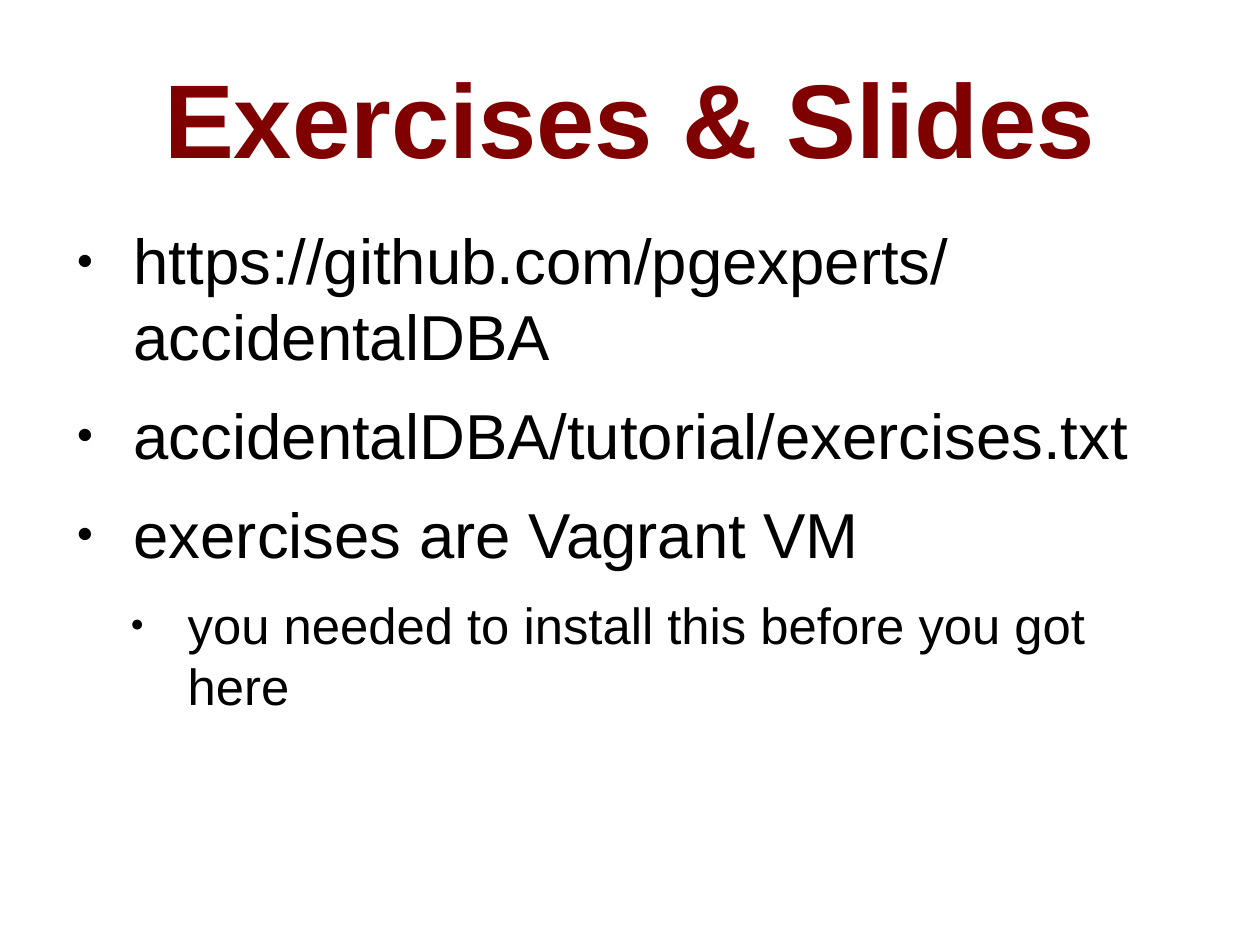
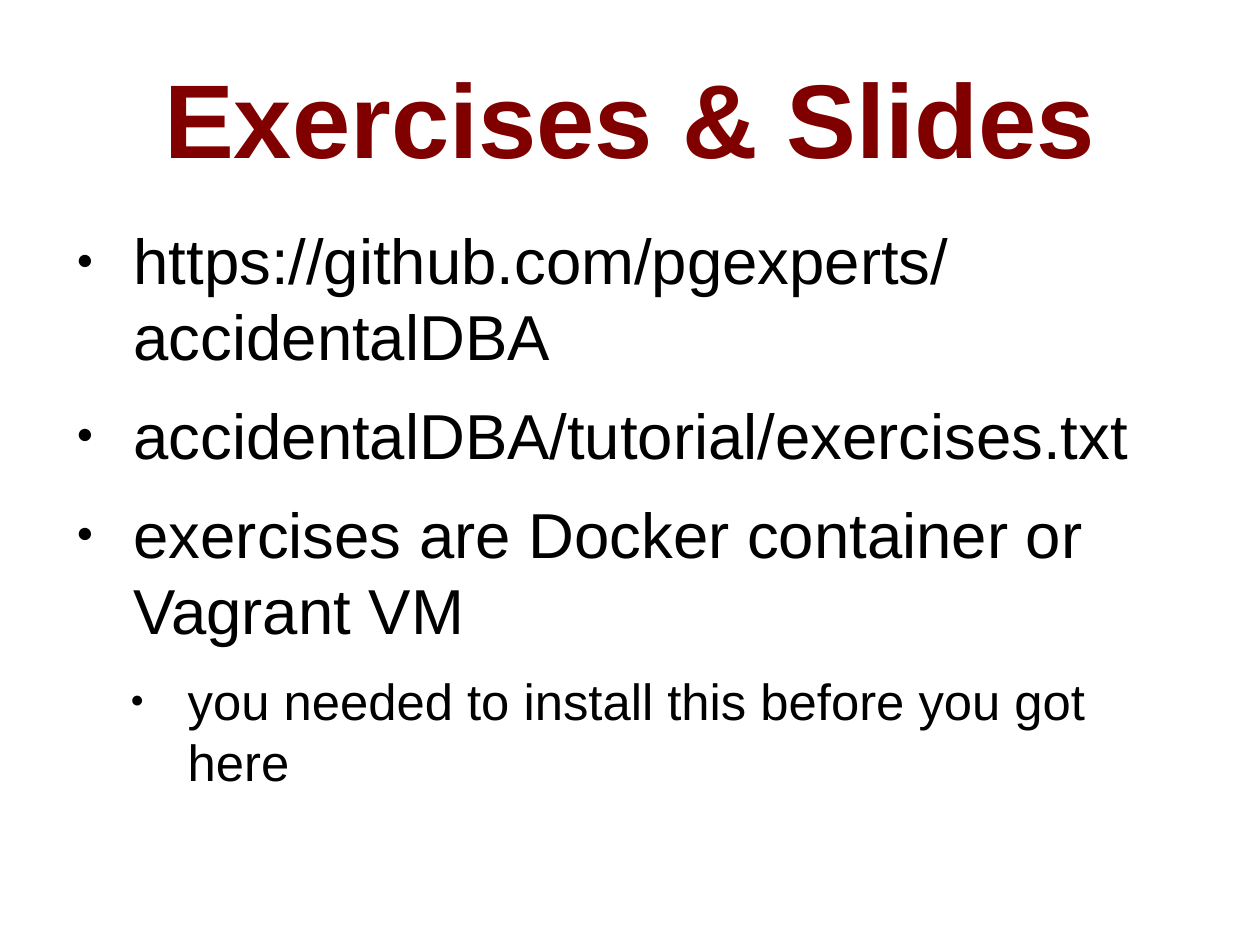
Before and after one commit to pgexperts/accidentalDBA, a slide deck: slide 6 of tutorial/accidental_dba.odp (slide 5 before the commit). Drawn at 1260x945 pixels with LibreOffice and Linux fonts; fonts in the diff are those of the drawing. Boxes give left, top, right and bottom in pixels: in the first picture for what was removed or moved away, otherwise in the second. Text is boxed around its words. In the diff, an @@ line names an element or a change of style, - is before the commit and + after.

Commit message:
Version 0.7. Removed PostGIS.  Added pg_stat_statements, PITR recovery exercise.  Ready for pgconfSV.

```diff
--- a/tutorial/accidental_dba.odp
+++ b/tutorial/accidental_dba.odp
@@ text at box(134, 512, 1082, 646): text changed @@
-● exercises are Vagrant VM
+● exercises are Docker container or Vagrant VM
```
Also in this commit, not shown: 24 other slides changed, 3 slides added, 7 slides removed, 21 other files.
